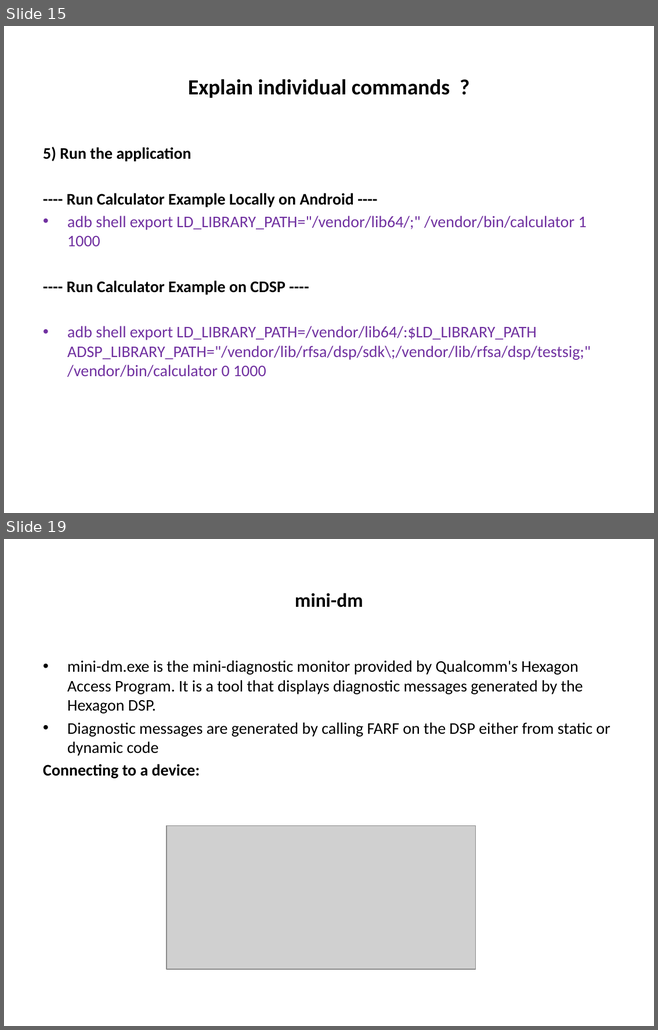
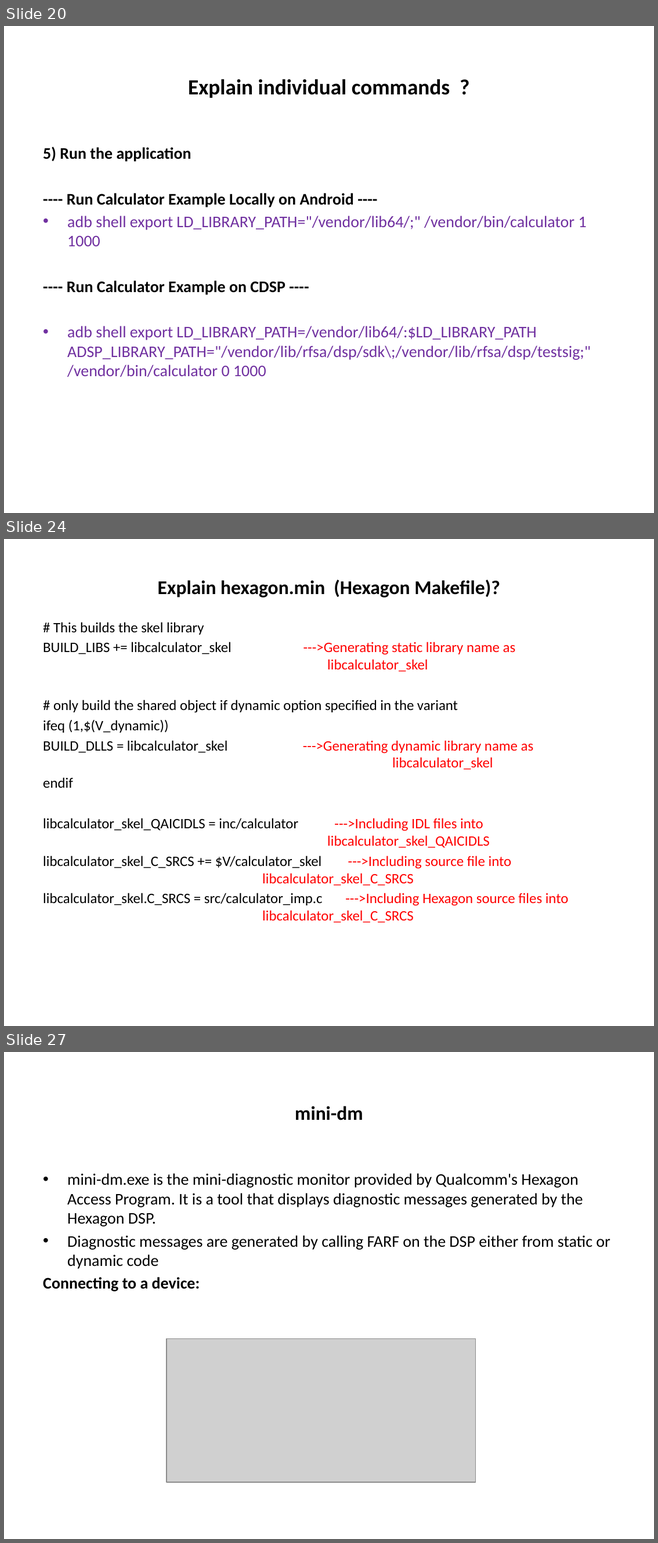
Before and after one commit to Bhagyalakshmi-Marem/TSHtraining, a slide deck: Hexagon_SDK/Docs/Hexagon_SDK_ppt.pptx. Shown one above the other, each under a label of ours: slides 15 and 19 before the commit, slides 20, 24 and 27 after it; the slides between them are not shown. The pictures are 658x1030 and 658x1543 pixels, drawn with LibreOffice and Linux fonts; fonts in the diff are those of the drawing; grey boxes stand for pictures. Boxes give left, top, right and bottom in pixels: in the first picture for what was removed or moved away, otherwise in the second. Text is boxed around its words. In the diff, an @@ line names an element or a change of style, - is before the commit and + after.

Commit message:
Updated ppt for Hexagon SDK Updated Daily status on 3/11

```diff
--- a/Hexagon_SDK/Docs/Hexagon_SDK_ppt.pptx
+++ b/Hexagon_SDK/Docs/Hexagon_SDK_ppt.pptx
@@ slide 24 added at <box>4,539,654,1026</box>, background #FFFFFF @@
@@ title added at <box>158,580,500,598</box>, 21.6 pt, text #000000, bold @@
+Explain hexagon.min (Hexagon Makefile)?
@@ text added at <box>43,622,568,923</box>, 16 pt, text #000000 @@
+# This builds the skel library
+BUILD_LIBS += libcalculator_skel --->Generating static library name as libcalculator_skel
+# only build the shared object if dynamic option specified in the variant
+ifeq (1,$(V_dynamic))
+BUILD_DLLS = libcalculator_skel --->Generating dynamic library name as libcalculator_skel
+endif
+libcalculator_skel_QAICIDLS = inc/calculator --->Including IDL files into libcalculator_skel_QAICIDLS
+libcalculator_skel_C_SRCS += $V/calculator_skel --->Including source file into libcalculator_skel_C_SRCS
+libcalculator_skel.C_SRCS = src/calculator_imp.c --->Including Hexagon source files into libcalculator_skel_C_SRCS
@@ what was slide 15 is now slide 20 @@
@@ what was slide 19 is now slide 27 @@
```
Also in this commit, not shown: 8 slides changed, 8 other slides added, 1 other file.
